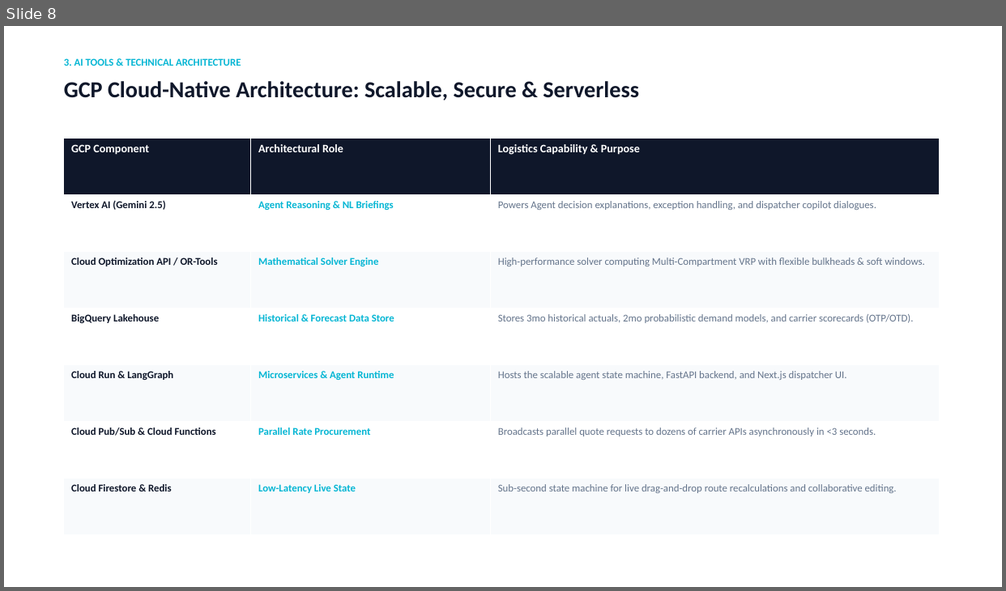
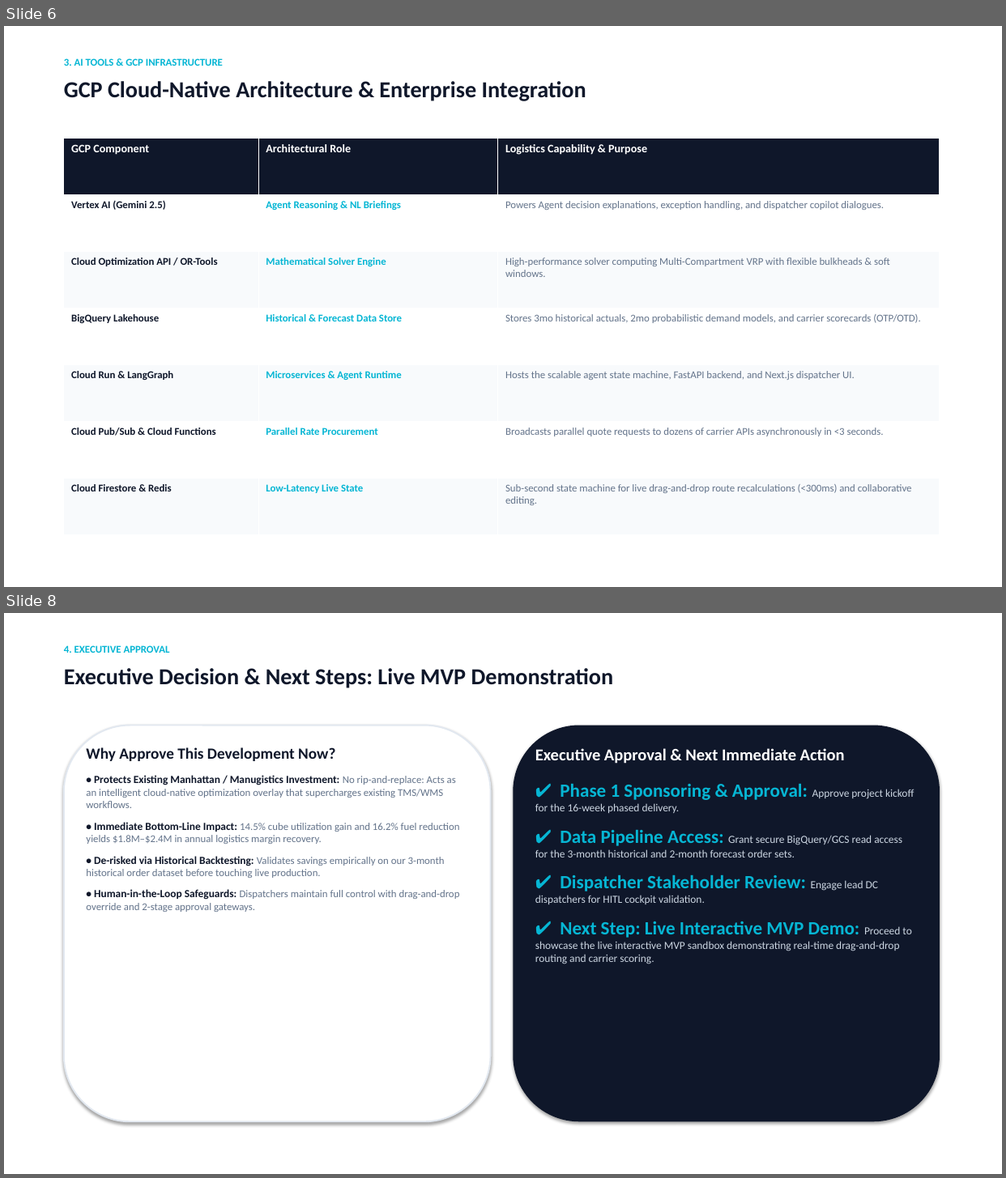
Before and after one commit to goyalpushkar/agentic-route-optimization, a slide deck: Wholesale_Grocery_Route_Optimization_Executive_Deck.pptx. Shown one above the other, each under a label of ours: slide 8 before the commit, slides 6 and 8 after it; the slides between them are not shown. The pictures are 1006x591 and 1006x1178 pixels, drawn with LibreOffice and Linux fonts; fonts in the diff are those of the drawing. Boxes give left, top, right and bottom in pixels: in the first picture for what was removed or moved away, otherwise in the second. Text is boxed around its words. In the diff, an @@ line names an element or a change of style, - is before the commit and + after.

```diff
--- a/Wholesale_Grocery_Route_Optimization_Executive_Deck.pptx
+++ b/Wholesale_Grocery_Route_Optimization_Executive_Deck.pptx
@@ slide 8 added at box(4, 613, 1002, 1174), background #FFFFFF @@
@@ text added at box(64, 645, 170, 653), 10 pt, text #06B6D4, bold @@
+4. EXECUTIVE APPROVAL
@@ text added at box(64, 668, 614, 688), 22 pt, text #0F172A, bold @@
+Executive Decision & Next Steps: Live MVP Demonstration
@@ rounded rectangle added at box(64, 726, 491, 1122), fill #FFFFFF, outline #E2E8F0 1.5 pt @@
@@ rounded rectangle added at box(513, 726, 940, 1122), fill #0F172A @@
@@ text added at box(86, 747, 460, 912), 10 pt, text #64748B @@
+Why Approve This Development Now?
+• Protects Existing Manhattan / Manugistics Investment: No rip-and-replace: Acts as an intelligent cloud-native optimization overlay that supercharges existing TMS/WMS workflows.
+• Immediate Bottom-Line Impact: 14.5% cube utilization gain and 16.2% fuel reduction yields $1.8M–$2.4M in annual logistics margin recovery.
+• De-risked via Historical Backtesting: Validates savings empirically on our 3-month historical order dataset before touching live production.
+• Human-in-the-Loop Safeguards: Dispatchers maintain full control with drag-and-drop override and 2-stage approval gateways.
@@ text added at box(535, 748, 914, 965), 10.5 pt, text #CBD5E1 @@
+Executive Approval & Next Immediate Action
+✔ Phase 1 Sponsoring & Approval: Approve project kickoff for the 16-week phased delivery.
+✔ Data Pipeline Access: Grant secure BigQuery/GCS read access for the 3-month historical and 2-month forecast order sets.
+✔ Dispatcher Stakeholder Review: Engage lead DC dispatchers for HITL cockpit validation.
+✔ Next Step: Live Interactive MVP Demo: Proceed to showcase the live interactive MVP sandbox demonstrating real-time drag-and-drop routing and carrier scoring.
@@ what was slide 8 is now slide 6 @@
@@ slide 6 changed as well @@
@@ text at box(64, 58, 223, 66): text changed @@
-3. AI TOOLS & TECHNICAL ARCHITECTURE
+3. AI TOOLS & GCP INFRASTRUCTURE
@@ text at box(64, 81, 586, 101): text changed @@
-GCP Cloud-Native Architecture: Scalable, Secure & Serverless
+GCP Cloud-Native Architecture & Enterprise Integration
@@ table at box(64, 139, 940, 535) @@
-row 7, column 3: Sub-second state machine for live drag-and-drop route recalculations and collaborative editing.
+row 7, column 3: Sub-second state machine for live drag-and-drop route recalculations (<300ms) and collaborative editing.
```
Also in this commit, not shown: 3 other slides changed, 3 other slides added, 7 slides removed, 22 other files.
